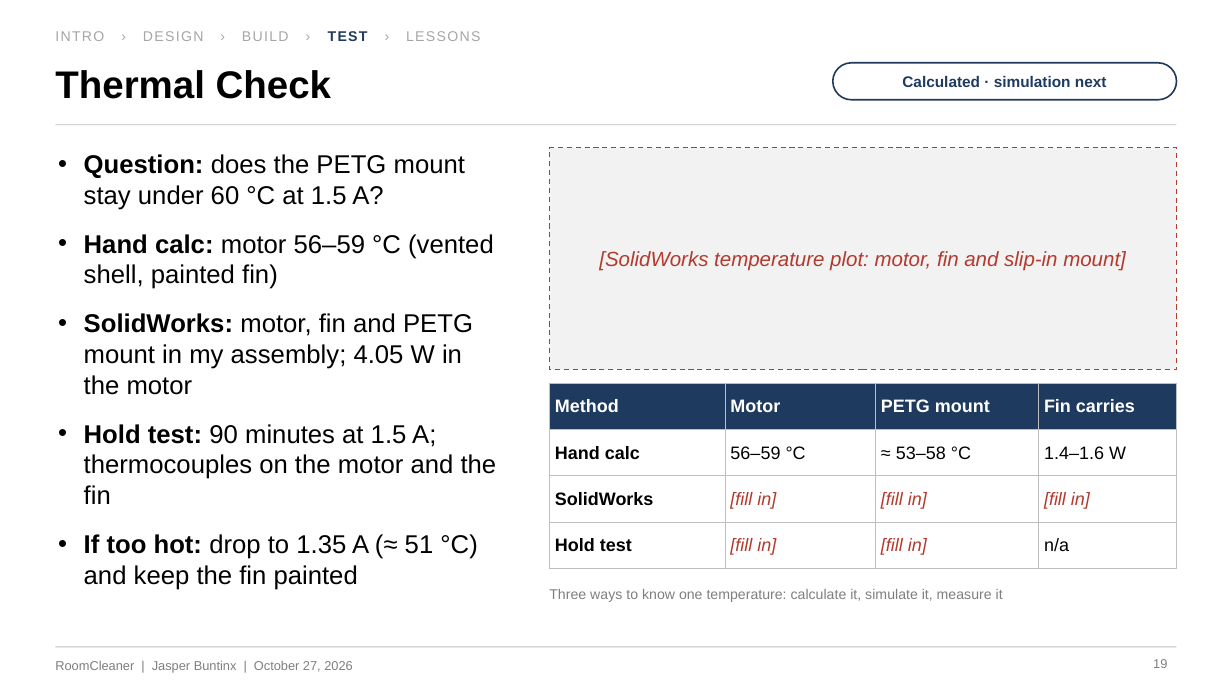
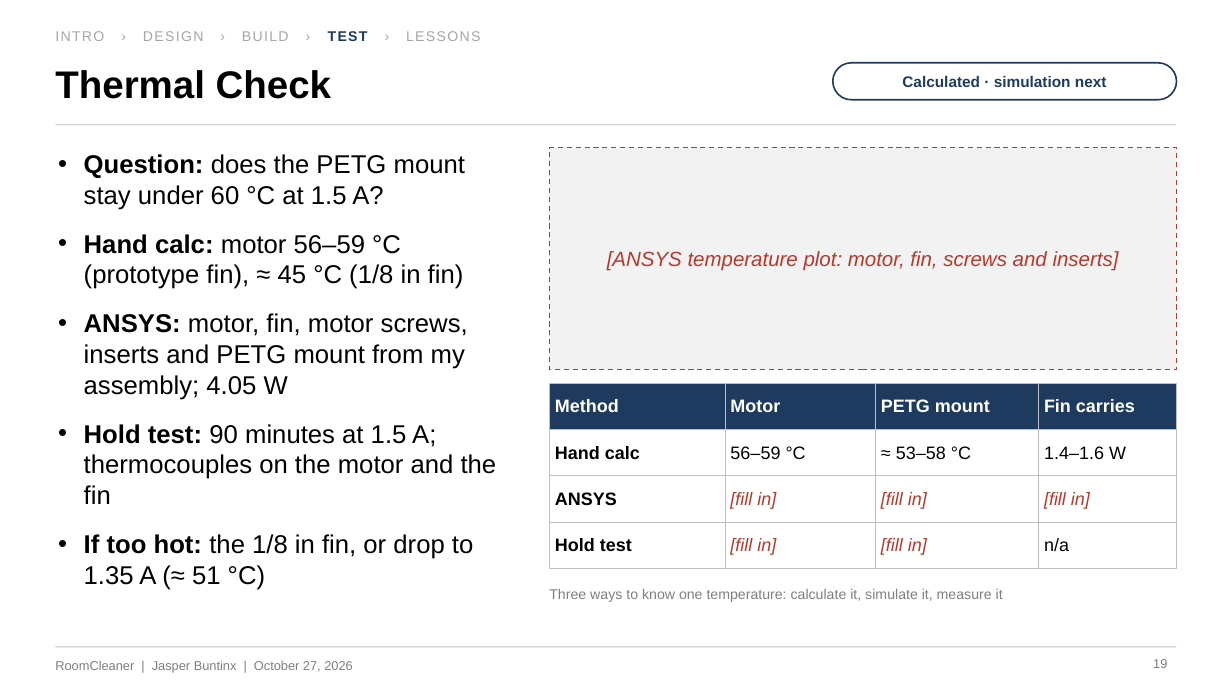
Before and after one commit to Jaspario1199/RoomCleaner, a slide deck: slide 19 of docs/presentation/deck_v5/RoomCleaner_Buntinx_Oct27_v5.pptx. Drawn at 1232x693 pixels with LibreOffice and Linux fonts; fonts in the diff are those of the drawing. Boxes give left, top, right and bottom in pixels: in the first picture for what was removed or moved away, otherwise in the second. Text is boxed around its words. In the diff, an @@ line names an element or a change of style, - is before the commit and + after.

```diff
--- a/docs/presentation/deck_v5/RoomCleaner_Buntinx_Oct27_v5.pptx
+++ b/docs/presentation/deck_v5/RoomCleaner_Buntinx_Oct27_v5.pptx
@@ text at (x1=84, y1=234, x2=468, y2=400): text changed @@
-• Hand calc: motor 56–59 °C (vented shell, painted fin)
-• SolidWorks: motor, fin and PETG mount in my assembly; 4.05 W in the motor
+• Hand calc: motor 56–59 °C (prototype fin), ≈ 45 °C (1/8 in fin)
+• ANSYS: motor, fin, motor screws, inserts and PETG mount from my assembly; 4.05 W
@@ text at (x1=607, y1=251, x2=1119, y2=271): text changed @@
-[SolidWorks temperature plot: motor, fin and slip-in mount]
+[ANSYS temperature plot: motor, fin, screws and inserts]
@@ table at (x1=550, y1=384, x2=1177, y2=559) @@
-row 3, column 1: SolidWorks
+row 3, column 1: ANSYS
@@ text at (x1=84, y1=534, x2=473, y2=590): text changed @@
-• If too hot: drop to 1.35 A (≈ 51 °C) and keep the fin painted
+• If too hot: the 1/8 in fin, or drop to 1.35 A (≈ 51 °C)
```
Also in this commit, not shown: 6 other slides changed, 7 other files.
